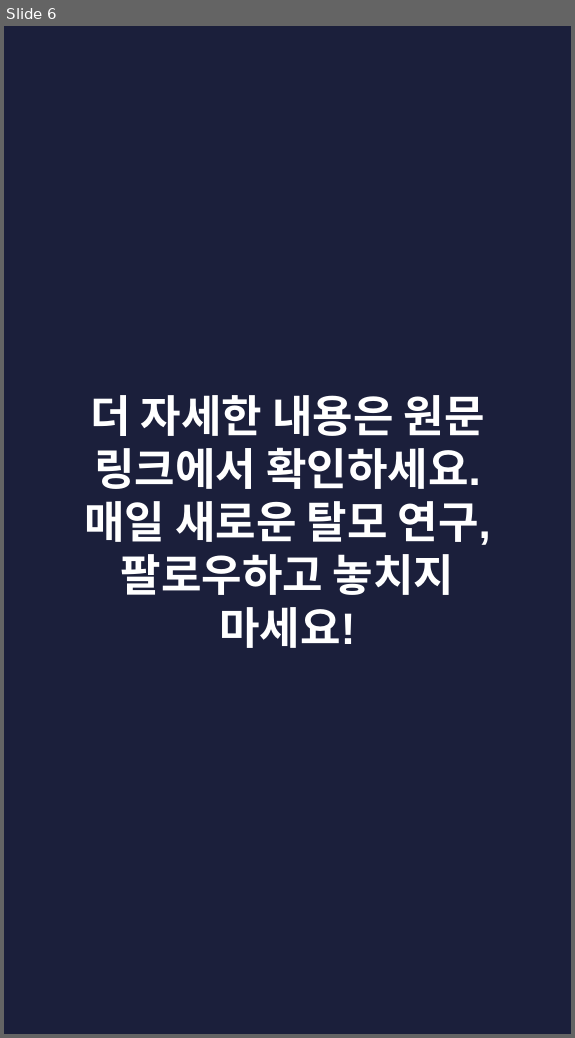
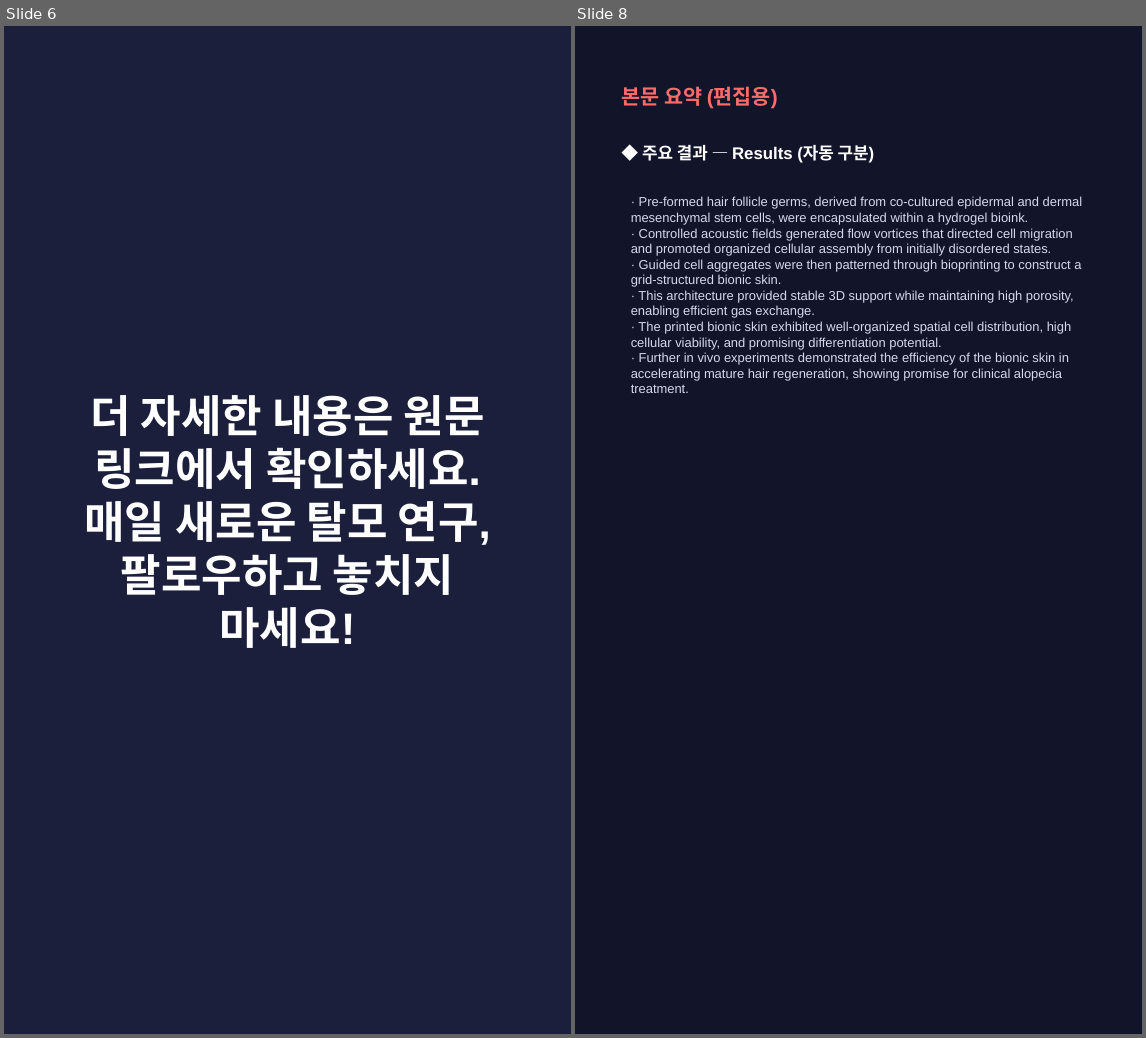
Before and after one commit to hyokang2010-BJ-ANTH/product-builder-test, a slide deck: pwa/data/latest/slides.pptx. Shown side by side, each under a label of ours: slide 6 before the commit, slides 6 and 8 after it; the slides between them are not shown. The pictures are 575x1038 and 1146x1038 pixels, drawn with LibreOffice and Linux fonts; fonts in the diff are those of the drawing. Boxes give left, top, right and bottom in pixels: in the first picture for what was removed or moved away, otherwise in the second. Text is boxed around its words. In the diff, an @@ line names an element or a change of style, - is before the commit and + after.

```diff
--- a/pwa/data/latest/slides.pptx
+++ b/pwa/data/latest/slides.pptx
@@ slide 8 added at bbox=[575, 26, 1142, 1034], background #12142A @@
@@ text added at bbox=[621, 86, 778, 109], 16 pt, text #FF6B6B, bold @@
+본문 요약 (편집용)
@@ text added at bbox=[642, 145, 874, 163], 13 pt, text #FFFFFF, bold @@
+◆ 주요 결과 — Results (자동 구분)
@@ text added at bbox=[631, 196, 1082, 393], 10 pt, text #D5D8EA @@
+· Pre-formed hair follicle germs, derived from co-cultured epidermal and dermal mesenchymal stem cells, were encapsulated within a hydrogel bioink.
+· Controlled acoustic fields generated flow vortices that directed cell migration and promoted organized cellular assembly from initially disordered states.
+· Guided cell aggregates were then patterned through bioprinting to construct a grid-structured bionic skin.
+· This architecture provided stable 3D support while maintaining high porosity, enabling efficient gas exchange.
+· The printed bionic skin exhibited well-organized spatial cell distribution, high cellular viability, and promising differentiation potential.
+· Further in vivo experiments demonstrated the efficiency of the bionic skin in accelerating mature hair regeneration, showing promise for clinical alopecia treatment.
```
Also in this commit, not shown: 2 slides changed, 4 other slides added, 5 slides removed, 26 other files.
